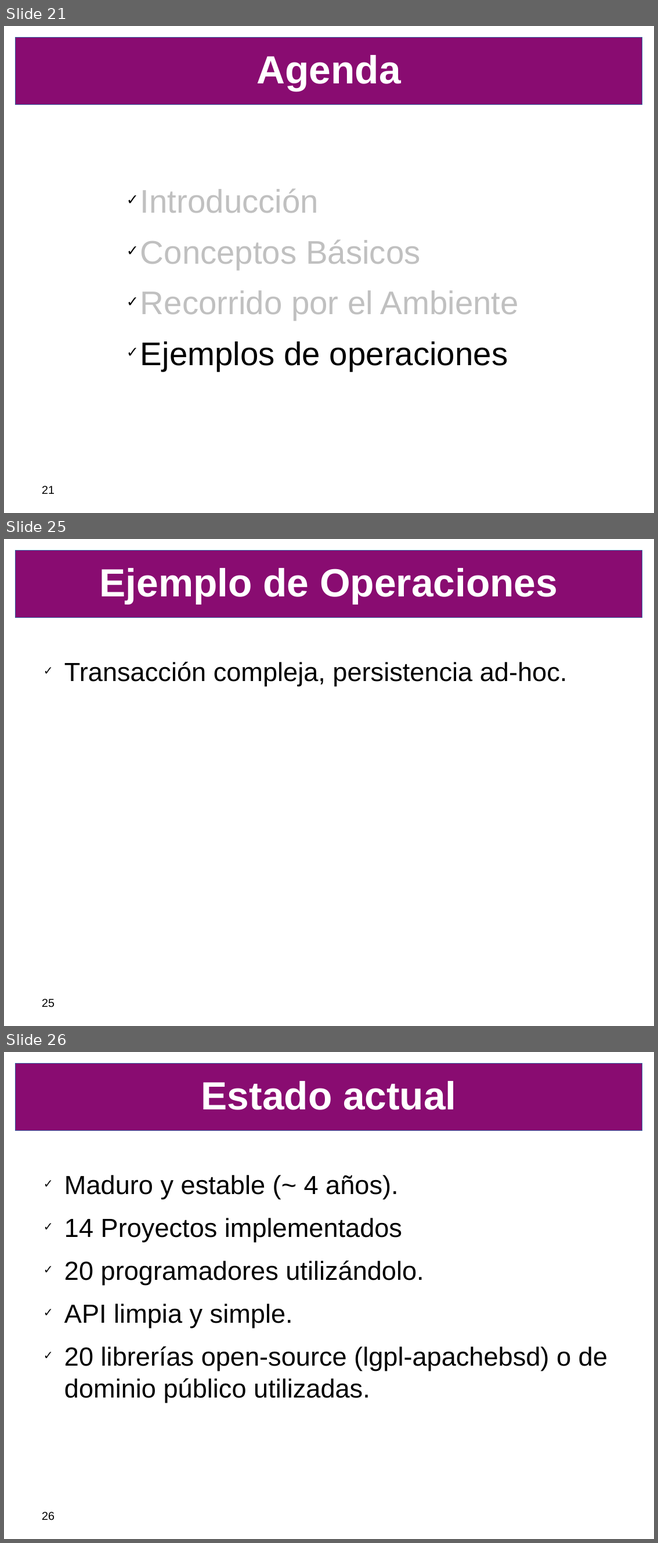
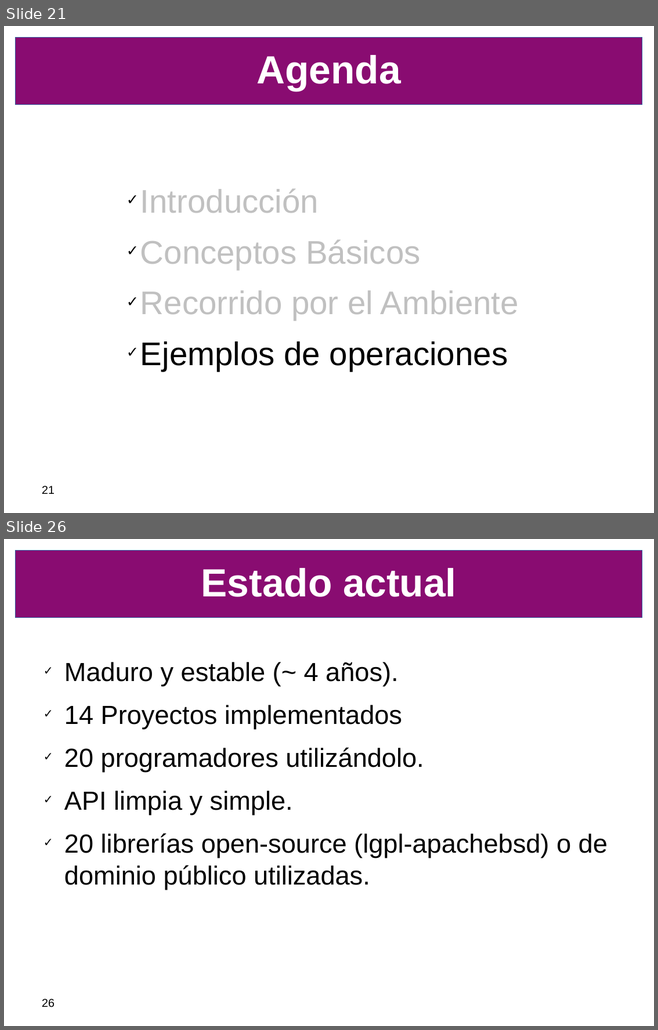
Before and after one commit to SIU-Toba/framework, a slide deck: doc/presentacion/CafeConf2006.odp. Shown one above the other, each under a label of ours: slides 21, 25 and 26 before the commit, slides 21 and 26 after it; the slides between them are not shown. The pictures are 658x1543 and 658x1030 pixels, drawn with LibreOffice and Linux fonts; fonts in the diff are those of the drawing; background and template pictures are left out. Boxes give left, top, right and bottom in pixels: in the first picture for what was removed or moved away, otherwise in the second. Text is boxed around its words. In the diff, an @@ line names an element or a change of style, - is before the commit and + after.

```diff
--- a/doc/presentacion/CafeConf2006.odp
+++ b/doc/presentacion/CafeConf2006.odp
@@ slide 25 removed at box(4, 539, 654, 1026), background #FFFFFF; not listed: 1 template element that a slide beside it also shows @@
@@ title removed at box(100, 568, 557, 604) @@
-Ejemplo de Operaciones
@@ text removed at box(64, 661, 567, 686) @@
-✓ Transacción compleja, persistencia ad-hoc.
@@ page number removed at box(42, 999, 54, 1008) @@
-25
```
Also in this commit, not shown: 3 slides changed, 2 slides added, 1 other slide removed.
